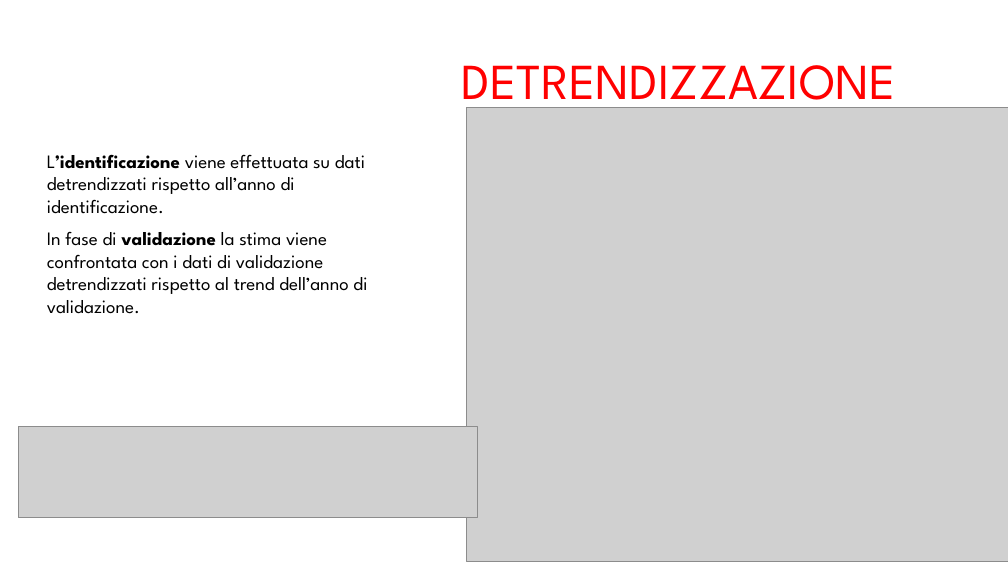
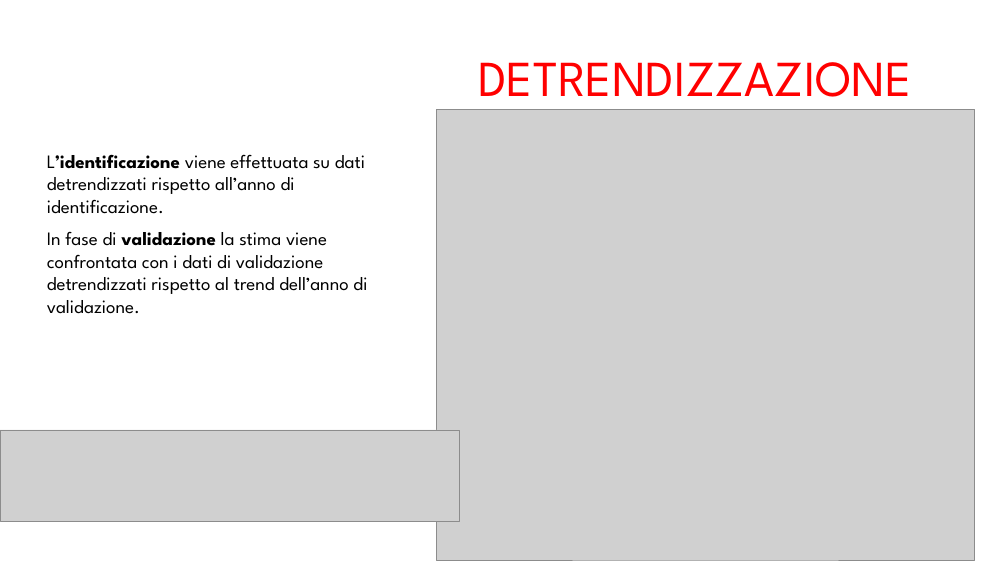
Before and after one commit to arrostini/predittoreDomeniche, a slide deck: slide 6 of progettomatlabfine (1).pptx (slide 10 before the commit). Drawn at 1008x567 pixels with LibreOffice and Linux fonts; fonts in the diff are those of the drawing; grey boxes stand for pictures; background and template pictures are left out. Boxes give left, top, right and bottom in pixels: in the first picture for what was removed or moved away, otherwise in the second. Text is boxed around its words. In the diff, an @@ line names an element or a change of style, - is before the commit and + after.

```diff
--- a/progettomatlabfine (1).pptx
+++ b/progettomatlabfine (1).pptx
@@ text "DETRENDIZZAZIONE": place and size @@
-text "DETRENDIZZAZIONE" at box(462, 65, 896, 115)
+text "DETRENDIZZAZIONE" at box(478, 62, 912, 112)
@@ picture: place and size @@
-picture at box(467, 107, 1008, 562)
+picture at box(436, 109, 975, 560)
@@ picture: place and size @@
-picture at box(18, 426, 477, 518)
+picture at box(0, 430, 459, 522)
```
Also in this commit, not shown: 13 other slides changed.
